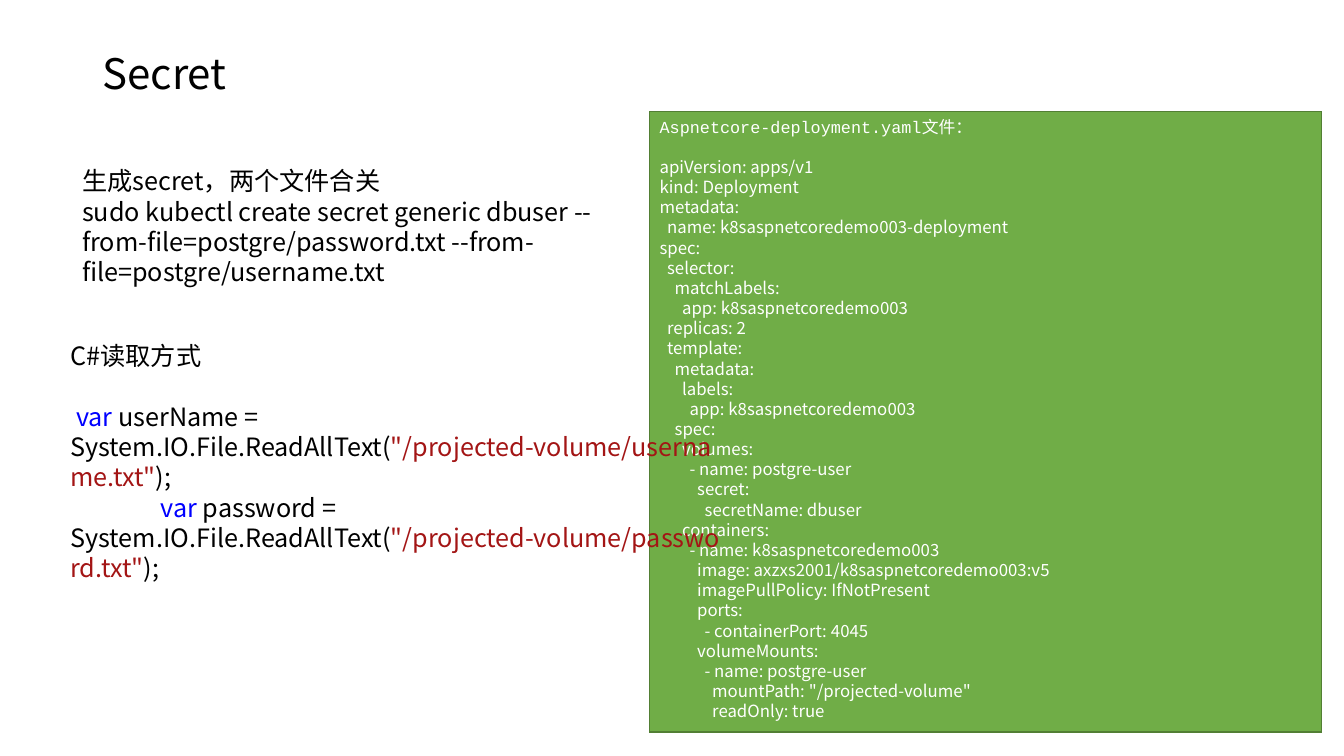
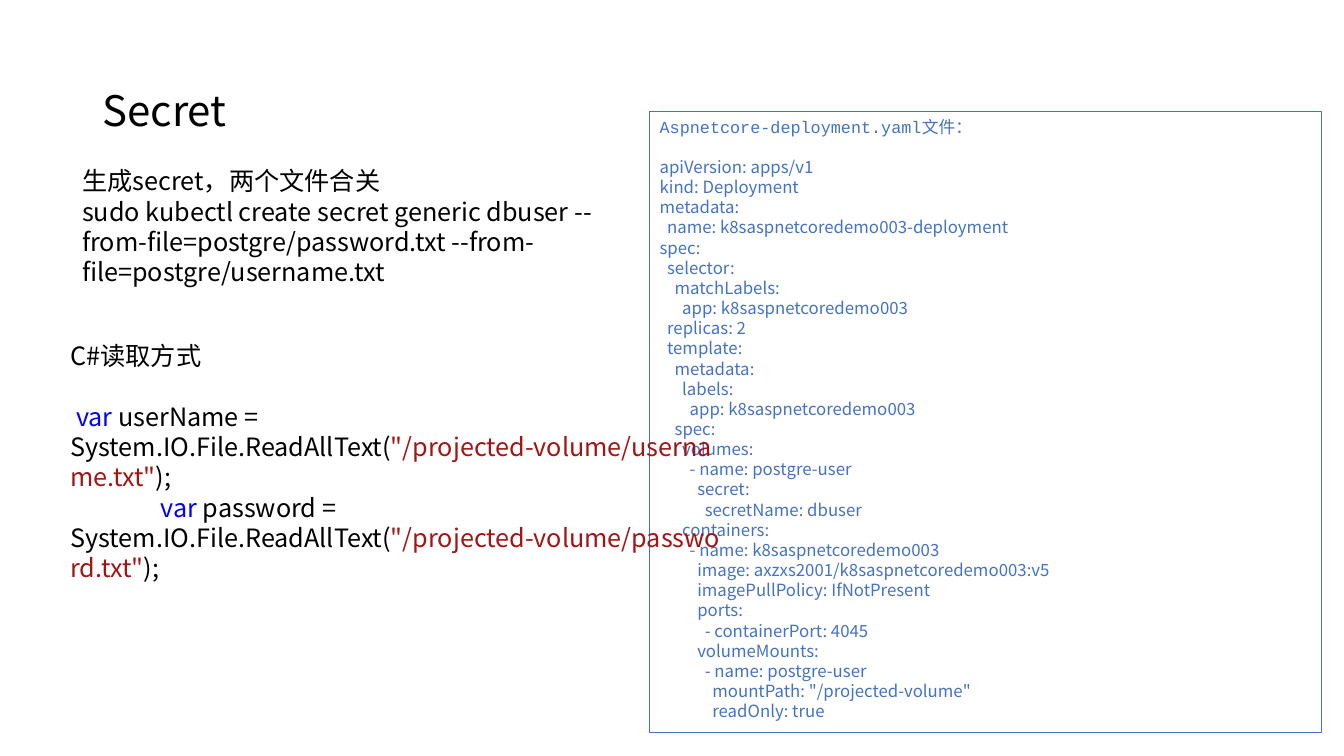
Before and after one commit to axzxs2001/Asp.NetCoreExperiment, a slide deck: slide 34 of Asp.NetCoreExperiment/kubernetes/kubernetes.pptx. Drawn at 1344x756 pixels with LibreOffice and Linux fonts; fonts in the diff are those of the drawing; background and template pictures are left out. Boxes give left, top, right and bottom in pixels: in the first picture for what was removed or moved away, otherwise in the second. Text is boxed around its words. In the diff, an @@ line names an element or a change of style, - is before the commit and + after.

```diff
--- a/Asp.NetCoreExperiment/kubernetes/kubernetes.pptx
+++ b/Asp.NetCoreExperiment/kubernetes/kubernetes.pptx
@@ title "Secret": place and size @@
-title "Secret" at <box>102,57,226,90</box>
+title "Secret" at <box>102,94,226,127</box>
@@ rectangle "Aspnetcore-deployment.yaml文件：" at <box>650,111,1323,732</box>: text colour #FFFFFF to #4472C4; fill #70AD47 to none; outline #538035 1 pt to #4472C4 0.75 pt @@
```
Also in this commit, not shown: 13 other slides changed, 9 slides removed.
